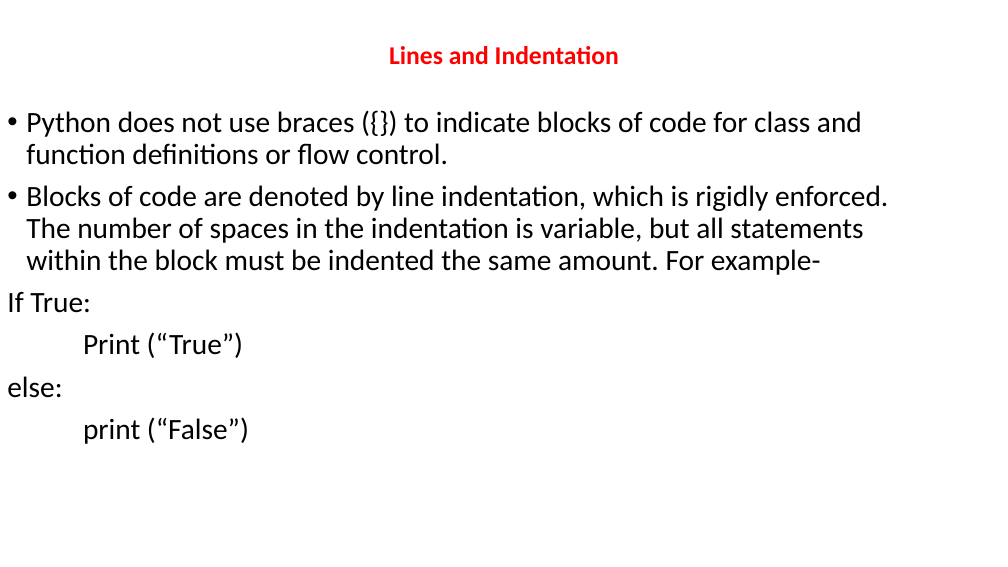
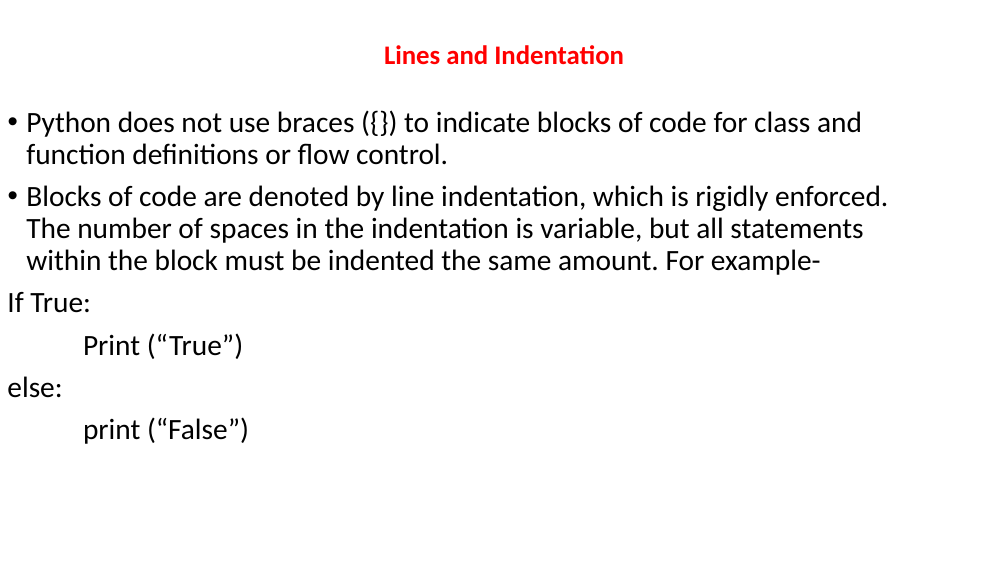
Before and after one commit to rajujakkireddy/python-data, a slide deck: slide 13 of Notes/1.Python Introduction.pptx. Drawn at 1008x567 pixels with LibreOffice and Linux fonts; fonts in the diff are those of the drawing. Boxes give left, top, right and bottom in pixels: in the first picture for what was removed or moved away, otherwise in the second. Text is boxed around its words. In the diff, an @@ line names an element or a change of style, - is before the commit and + after.

```diff
--- a/Notes/1.Python Introduction.pptx
+++ b/Notes/1.Python Introduction.pptx
@@ text "Lines and Indentation" at box(384, 45, 624, 65): size 24.4 to 25.4 pt @@
```
Also in this commit, not shown: 4 other slides changed, 1 other file.
